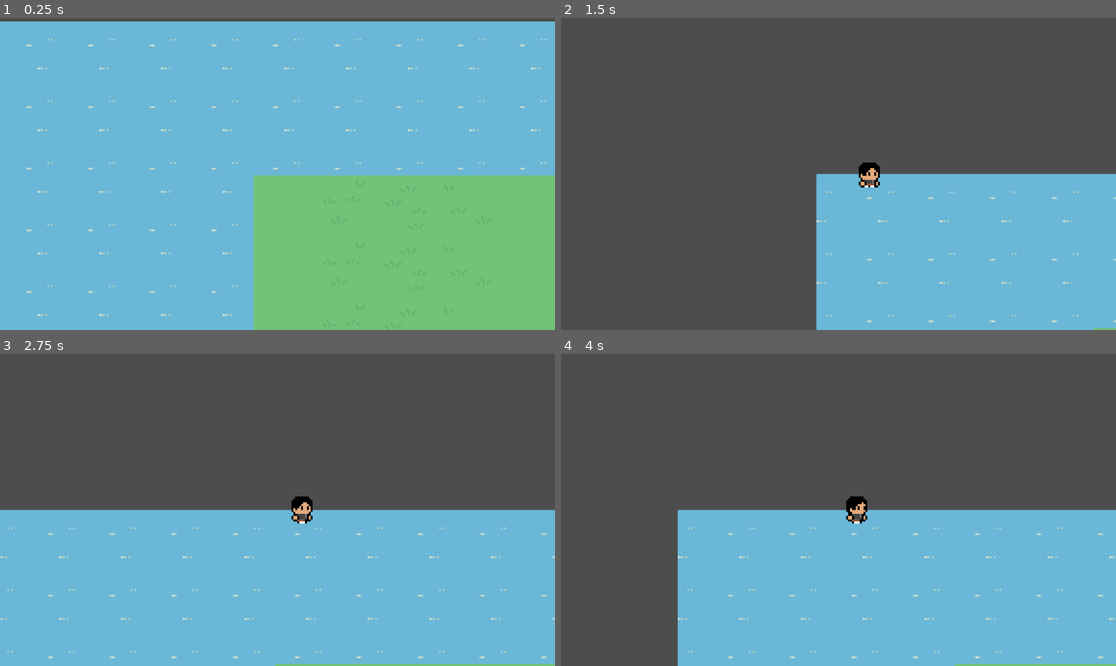
Above: before the commit, frames 1-4 (two rows, left to right).
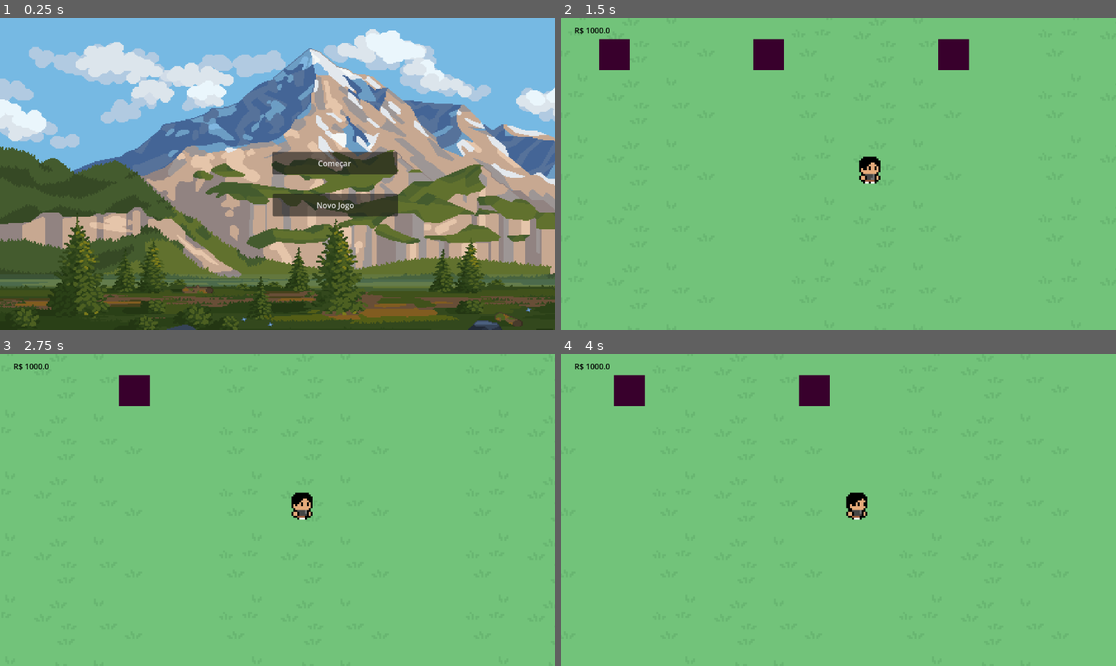
Above: after the commit, the same moments.

Repository: raul4500/mundo-financeiro
Game: Godot game, scene res://scenes/main_menu.tscn
Same seed, same stepped clock (60 frames per second), same inputs: the game is played once before the commit and once after it. Before the commit the project starts from res://scenes/main_game.tscn.
Inputs (mouse positions are in pixels of both pictures, inside the frame that each line leads up to):
- Up to frame 1 (0.25 s): no input
- Up to frame 2 (1.5 s): click (894, 164) at 0.5 s, where only the run after the commit has a clickable "Começar"; tap Enter (ui_accept) at 1.25 s; hold D (move_right) from 1.28 s (still down); hold Shift (run) from 1.28 s (still down)
- Up to frame 3 (2.75 s): keep holding D (move_right); tap Enter (ui_accept) at 1.52, 2.27 s; release Shift (run) at 2.03 s; tap Shift (run) at 2.1 s
- Up to frame 4 (4 s): release D (move_right) at 2.78 s; hold A (move_left) 2.78-3.53 s; hold Shift (run) 2.78-3.53 s; hold D (move_right) from 3.53 s (still down); tap Shift (run) at 3.6 s; tap Enter (ui_accept) at 3.77 s

The runs differ from the first frame. In frame 1, 80% of the frame differs, in the area x 0-100%, y 0-100%; in frame 2, 100%; in frame 3, 100%; in frame 4, 100%.

Commit message:
Added global script and data script

Diff:
--- a/project.godot
+++ b/project.godot
@@ -11,9 +11,14 @@
 [application]
 
 config/name="mundo-financeiro"
-run/main_scene="uid://dv2fal4tcl826"
+run/main_scene="uid://b84dtjt10qpnb"
 config/features=PackedStringArray("4.6", "Forward Plus")
 config/icon="res://icon.svg"
+
+[autoload]
+
+Data="*uid://h77e3658d661"
+Global="*uid://docig2r6rn8st"
 
 [input]
 
--- a/scenes/main_game.tscn
+++ b/scenes/main_game.tscn
@@ -5,6 +5,8 @@
 [ext_resource type="PackedScene" uid="uid://bao1xk8dho6a7" path="res://scenes/raul.tscn" id="2_72e8q"]
 [ext_resource type="Texture2D" uid="uid://bn25wcp4u05qr" path="res://assests/sprites/1 Tiles/Tile_04.png" id="2_d2op2"]
 [ext_resource type="Script" uid="uid://b1lnuqk4aqlo7" path="res://scripts/minigame_door.gd" id="4_0rdsr"]
+[ext_resource type="Script" uid="uid://dcbgk5qjcltii" path="res://scripts/hud_control.gd" id="5_ygxny"]
+[ext_resource type="Script" uid="uid://d3vy1q2be0o6j" path="res://scripts/shop.gd" id="7_wi4c7"]
 
 [sub_resource type="TileSetAtlasSource" id="TileSetAtlasSource_72e8q"]
 texture = ExtResource("1_s3esy")
@@ -821,6 +823,9 @@
 [sub_resource type="CircleShape2D" id="CircleShape2D_ipu61"]
 radius = 23.021729
 
+[sub_resource type="CircleShape2D" id="CircleShape2D_70vka"]
+radius = 22.022715
+
 [node name="main_game" type="Node2D" unique_id=2056535382]
 script = ExtResource("1_ipu61")
 
@@ -842,8 +847,29 @@
 position = Vector2(577, 292)
 
 [node name="Camera2D" type="Camera2D" parent="raul" unique_id=568387056]
+position = Vector2(0, 2)
 zoom = Vector2(4, 4)
 position_smoothing_enabled = true
+
+[node name="Hud" type="CanvasLayer" parent="raul" unique_id=1537627006]
+
+[node name="HudControl" type="Control" parent="raul/Hud" unique_id=1804946146]
+layout_mode = 3
+anchors_preset = 0
+offset_left = -1.0
+offset_top = 2.0
+offset_right = 1152.0
+offset_bottom = 642.0
+script = ExtResource("5_ygxny")
+
+[node name="Label" type="Label" parent="raul/Hud/HudControl" unique_id=1581533100]
+modulate = Color(0, 0, 0, 1)
+layout_mode = 0
+offset_left = 29.0
+offset_top = 12.0
+offset_right = 103.0
+offset_bottom = 35.0
+text = "R$ 100,00"
 
 [node name="minigame_door" type="Area2D" parent="." unique_id=1388088722]
 script = ExtResource("4_0rdsr")
@@ -852,5 +878,30 @@
 position = Vector2(648, 233)
 shape = SubResource("CircleShape2D_ipu61")
 
+[node name="min_door" type="Label" parent="minigame_door" unique_id=652777388]
+visible = false
+offset_left = 610.0
+offset_top = 204.0
+offset_right = 687.0
+offset_bottom = 227.0
+text = "Minigame"
+
+[node name="shop" type="Area2D" parent="." unique_id=233731835]
+script = ExtResource("7_wi4c7")
+
+[node name="CollisionShape2D" type="CollisionShape2D" parent="shop" unique_id=1442001352]
+position = Vector2(553, 232)
+shape = SubResource("CircleShape2D_70vka")
+
+[node name="buy" type="Label" parent="shop" unique_id=39462917]
+visible = false
+offset_left = 519.0
+offset_top = 203.0
+offset_right = 588.0
+offset_bottom = 226.0
+text = "Comprar"
+
 [connection signal="body_shape_entered" from="minigame_door" to="minigame_door" method="_on_body_shape_entered"]
 [connection signal="body_shape_exited" from="minigame_door" to="minigame_door" method="_on_body_shape_exited"]
+[connection signal="body_shape_entered" from="shop" to="shop" method="_on_body_shape_entered"]
+[connection signal="body_shape_exited" from="shop" to="shop" method="_on_body_shape_exited"]
--- /dev/null
+++ b/scenes/main_menu.tscn
@@ -0,0 +1,39 @@
+[gd_scene format=3 uid="uid://b84dtjt10qpnb"]
+
+[ext_resource type="Script" uid="uid://cqdxt6jav7hbq" path="res://scripts/main_menu.gd" id="1_ekxnf"]
+[ext_resource type="Texture2D" uid="uid://beslbk8cbypym" path="res://assests/sprites/backgrounds/nature_3/orig.png" id="1_l6cm7"]
+
+[node name="main_menu" type="Control" unique_id=1154258972]
+layout_mode = 3
+anchor_right = 1.0
+anchor_bottom = 1.416
+offset_right = 224.0
+offset_bottom = -89.56799
+grow_horizontal = 2
+grow_vertical = 2
+script = ExtResource("1_ekxnf")
+
+[node name="background" type="Sprite2D" parent="." unique_id=831246573]
+position = Vector2(706.06244, 336.62503)
+scale = Vector2(2.628255, 2.1751542)
+texture = ExtResource("1_l6cm7")
+
+[node name="start" type="Button" parent="." unique_id=1633250388]
+layout_mode = 0
+offset_left = 565.0
+offset_top = 278.0
+offset_right = 825.0
+offset_bottom = 325.0
+text = "Começar"
+
+[node name="novo jogo" type="Button" parent="." unique_id=1069495360]
+layout_mode = 0
+offset_left = 566.0
+offset_top = 365.0
+offset_right = 826.0
+offset_bottom = 412.0
+text = "Novo Jogo
+"
+
+[connection signal="pressed" from="start" to="." method="_on_start_pressed"]
+[connection signal="pressed" from="novo jogo" to="." method="_on_novo_jogo_pressed"]
--- /dev/null
+++ b/scripts/hud_control.gd
@@ -0,0 +1,12 @@
+extends Control
+
+@onready var money_label = $Label
+
+# Called when the node enters the scene tree for the first time.
+func _ready() -> void:
+	pass
+
+
+# Called every frame. 'delta' is the elapsed time since the previous frame.
+func _process(delta: float) -> void:
+	money_label.text = "R$ %s" %Global.money
--- a/scripts/main_game.gd
+++ b/scripts/main_game.gd
@@ -2,44 +2,5 @@
 
 @onready var player = $raul
 
-func save_game(position_x = player.global_position.x, position_y = player.global_position.y):
-	var data = {
-		"player_name": "Raul",
-		"score": 1500,
-		"level": 3,
-		"player_position": {
-			"x": position_x,
-			"y": position_y
-			}
-	}
-
-	var json_string = JSON.stringify(data)
-	var file = FileAccess.open("user://savegame.json", FileAccess.WRITE)
-	file.store_string(json_string)
-	file.close()
-
-func load_game():
-	if not FileAccess.file_exists("user://savegame.json"):
-		print("Save não encontrado")
-		save_game(0, 0)
-	var file = FileAccess.open("user://savegame.json", FileAccess.READ)
-	var content = file.get_as_text()
-	file.close()
-	var data = JSON.parse_string(content)
-	return data
-
-# Called when the node enters the scene tree for the first time.
 func _ready() -> void:
-	print(player.global_position)
-	var pos = load_game()["player_position"]
-	player.global_position = Vector2(pos["x"], pos["y"])
-
-var save_timer := 0.0
-var save_interval := 10.0 # segundos
-
-func _process(delta):
-	save_timer += delta
-	if save_timer >= save_interval:
-		print("game saved!")
-		save_game()
-		save_timer = 0
+	Global.player = player
--- /dev/null
+++ b/scripts/main_menu.gd
@@ -0,0 +1,13 @@
+extends Control
+
+func _ready() -> void:
+	print(Data.data)
+
+func _on_start_pressed() -> void:
+	get_tree().change_scene_to_file("res://scenes/main_game.tscn")
+
+func _on_novo_jogo_pressed() -> void:
+	var dir = DirAccess.open("user://")
+	if dir:
+		dir.remove("savegame.json")
+	get_tree().change_scene_to_file("res://scenes/main_game.tscn")
--- a/scripts/minigame_door.gd
+++ b/scripts/minigame_door.gd
@@ -1,14 +1,16 @@
 extends Area2D
 
 var dentro = false
+@onready var label = $min_door
 
 func _process(delta: float) -> void:
 	if Input.is_key_pressed(KEY_ENTER) and dentro == true:
-		print("cliclou enter")
 		get_tree().change_scene_to_file("res://scenes/minigame.tscn")
 
 func _on_body_shape_entered(body_rid: RID, body: Node2D, body_shape_index: int, local_shape_index: int) -> void:
+	label.show()
 	dentro = true
 
 func _on_body_shape_exited(body_rid: RID, body: Node2D, body_shape_index: int, local_shape_index: int) -> void:
+	label.hide()
 	dentro = false
--- a/scripts/raul.gd
+++ b/scripts/raul.gd
@@ -40,3 +40,6 @@
 	velocity = direction * SPEED
 
 	move_and_slide()
+
+func _exit_tree():
+	Global.player = null
--- /dev/null
+++ b/scripts/shop.gd
@@ -0,0 +1,18 @@
+extends Area2D
+
+var dentro = false
+@onready var label = $buy
+
+func _process(delta: float) -> void:
+	if Input.is_key_pressed(KEY_ENTER) and dentro == true:
+		Global.money -= 10.00
+
+
+
+func _on_body_shape_entered(body_rid: RID, body: Node2D, body_shape_index: int, local_shape_index: int) -> void:
+	label.show()
+	dentro = true
+
+func _on_body_shape_exited(body_rid: RID, body: Node2D, body_shape_index: int, local_shape_index: int) -> void:
+	label.hide()
+	dentro = false
--- /dev/null
+++ b/singletons/data.gd
@@ -0,0 +1,45 @@
+extends Node
+
+var data: Dictionary
+
+func save_game(money = Global.money, position_x = Global.player.global_position.x, position_y = Global.player.global_position.y):
+	var data = {
+		"player_name": "Raul",
+		"money": money,
+		"level": 3,
+		"player_position": {
+			"x": position_x,
+			"y": position_y
+			}
+	}
+
+	var json_string = JSON.stringify(data)
+	var file = FileAccess.open("user://savegame.json", FileAccess.WRITE)
+	file.store_string(json_string)
+	file.close()
+
+func load_game():
+	if not FileAccess.file_exists("user://savegame.json"):
+		print("Save não encontrado")
+		save_game(1000, 0, 0)
+	var file = FileAccess.open("user://savegame.json", FileAccess.READ)
+	var content = file.get_as_text()
+	file.close()
+	var data = JSON.parse_string(content)
+	return data
+# Called when the node enters the scene tree for the first time.
+func _ready() -> void:
+	data = load_game()
+	print("save loaded")
+	#var pos = load_game()["player_position"]
+	#player.global_position = Vector2(pos["x"], pos["y"])
+
+var save_timer := 0.0
+var save_interval := 10.0 # segundos
+
+func _process(delta):
+	save_timer += delta
+	if save_timer >= save_interval:
+		print("game saved!")
+		save_game()
+		save_timer = 0
--- /dev/null
+++ b/singletons/global.gd
@@ -0,0 +1,16 @@
+extends Node
+
+# Variável para armazenar a referência do nó do jogador
+var player: Node2D = null
+var money: float
+
+func _ready() -> void:
+	money = Data.data["money"]
+	print("global loaded")
+
+
+# Função opcional para pegar a posição mais facilmente
+func get_player_position() -> Vector2:
+	if player:
+		return player.global_position
+	return Vector2.ZERO # Retorna zero se o player não existir
Binary file added: assests/sprites/backgrounds/COUPON.png
Not shown, added: assests/sprites/backgrounds/COUPON.png.import
Not shown, added: assests/sprites/backgrounds/License.txt
Binary file added: assests/sprites/backgrounds/nature_1/1.png
Not shown, added: assests/sprites/backgrounds/nature_1/1.png.import
Binary file added: assests/sprites/backgrounds/nature_1/10.png
Not shown, added: assests/sprites/backgrounds/nature_1/10.png.import
Binary file added: assests/sprites/backgrounds/nature_1/2.png
Not shown, added: assests/sprites/backgrounds/nature_1/2.png.import
Binary file added: assests/sprites/backgrounds/nature_1/3.png
Not shown, added: assests/sprites/backgrounds/nature_1/3.png.import
Binary file added: assests/sprites/backgrounds/nature_1/5.png
(and 101 more such lines)
